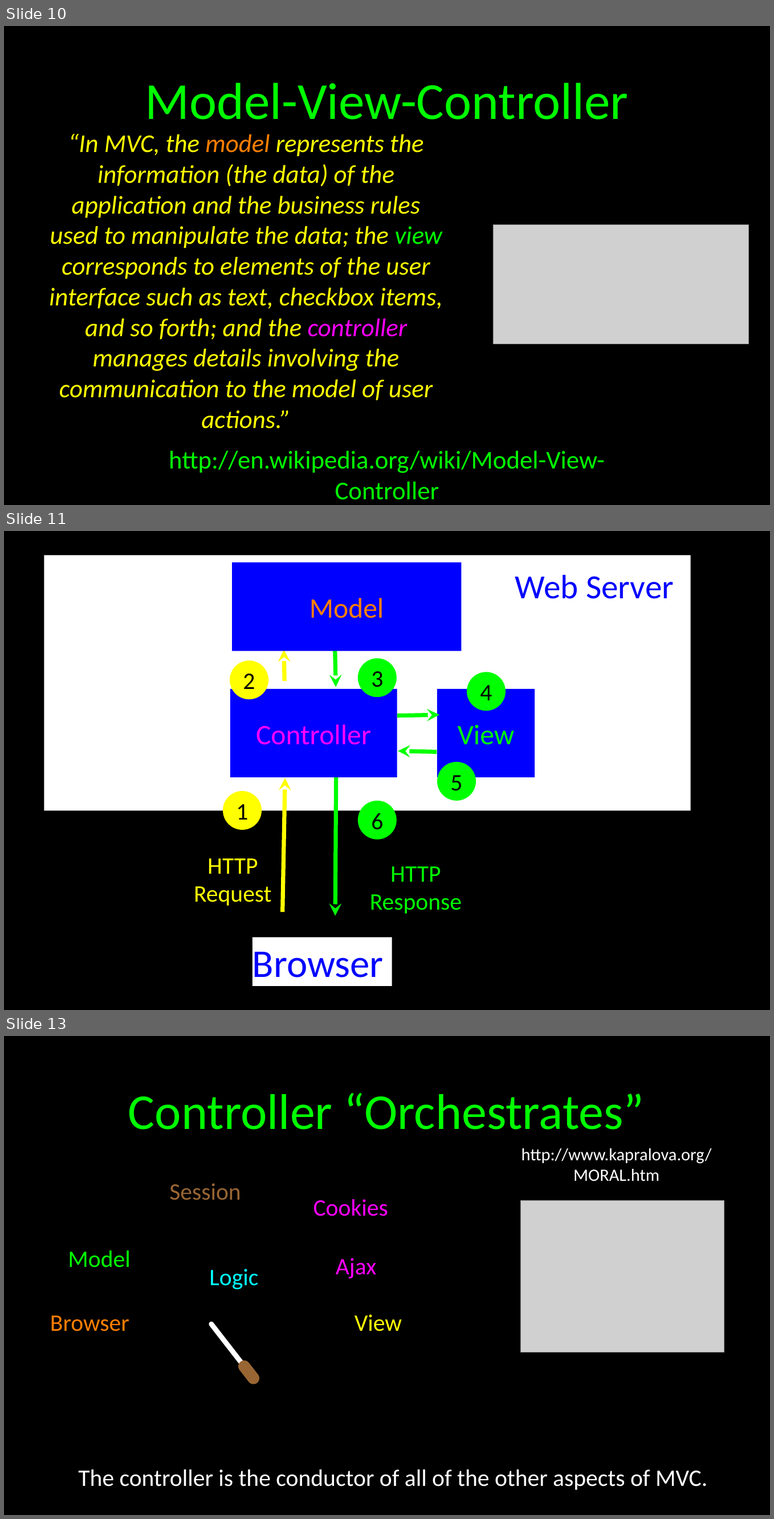
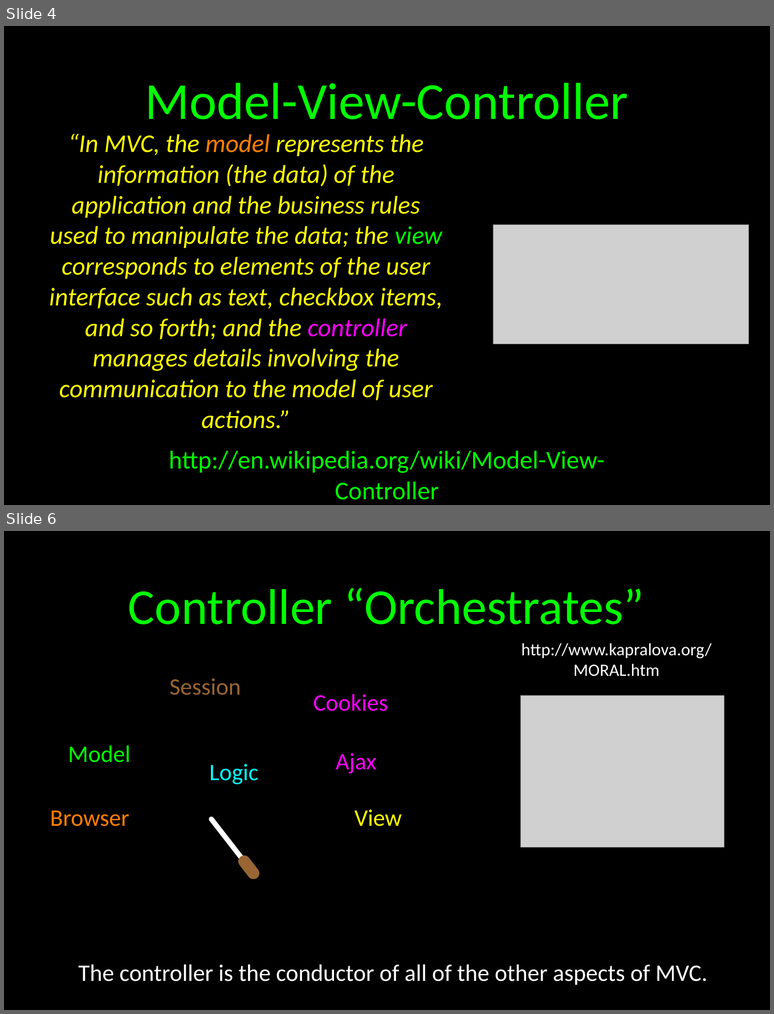
Before and after one commit to csev/dj4e, a slide deck: lectures/DJ-02-MVC.pptx. Shown one above the other, each under a label of ours: slides 10, 11 and 13 before the commit, slides 4 and 6 after it; the slides between them are not shown. The pictures are 774x1519 and 774x1014 pixels, drawn with LibreOffice and Linux fonts; fonts in the diff are those of the drawing; grey boxes stand for pictures. Boxes give left, top, right and bottom in pixels: in the first picture for what was removed or moved away, otherwise in the second. Text is boxed around its words. In the diff, an @@ line names an element or a change of style, - is before the commit and + after.

Commit message:
HTTP coverage

```diff
--- a/lectures/DJ-02-MVC.pptx
+++ b/lectures/DJ-02-MVC.pptx
@@ slide 11 removed at box(4, 531, 770, 1010), background #000000 @@
@@ rectangle removed at box(44, 556, 691, 811) @@
@@ rectangle removed at box(232, 562, 461, 651) @@
-Model
@@ text removed at box(515, 575, 674, 599) @@
-Web Server
@@ arrow removed from (285, 681) to (284, 650) @@
@@ arrow removed from (335, 648) to (336, 687) @@
@@ ellipse removed at box(230, 660, 268, 699) @@
-2
@@ ellipse removed at box(358, 659, 397, 697) @@
-3
@@ ellipse removed at box(467, 672, 506, 711) @@
-4
@@ rectangle removed at box(230, 689, 397, 777) @@
-Controller
@@ rectangle removed at box(437, 689, 535, 777) @@
-View
@@ arrow removed from (397, 716) to (439, 715) @@
@@ arrow removed from (437, 752) to (398, 751) @@
@@ ellipse removed at box(437, 762, 476, 801) @@
-5
@@ arrow removed from (283, 912) to (285, 778) @@
@@ arrow removed from (336, 774) to (335, 916) @@
@@ ellipse removed at box(223, 791, 262, 830) @@
-1
@@ ellipse removed at box(358, 801, 397, 839) @@
-6
@@ text removed at box(194, 858, 271, 905) @@
-HTTP
-Request
@@ text removed at box(370, 866, 462, 913) @@
-HTTP
-Response
@@ rectangle removed at box(253, 937, 392, 986) @@
-Browser
@@ what was slide 10 is now slide 4 @@
@@ what was slide 13 is now slide 6 @@
```
Also in this commit, not shown: 1 slide added, 5 other slides removed, 8 other files.
